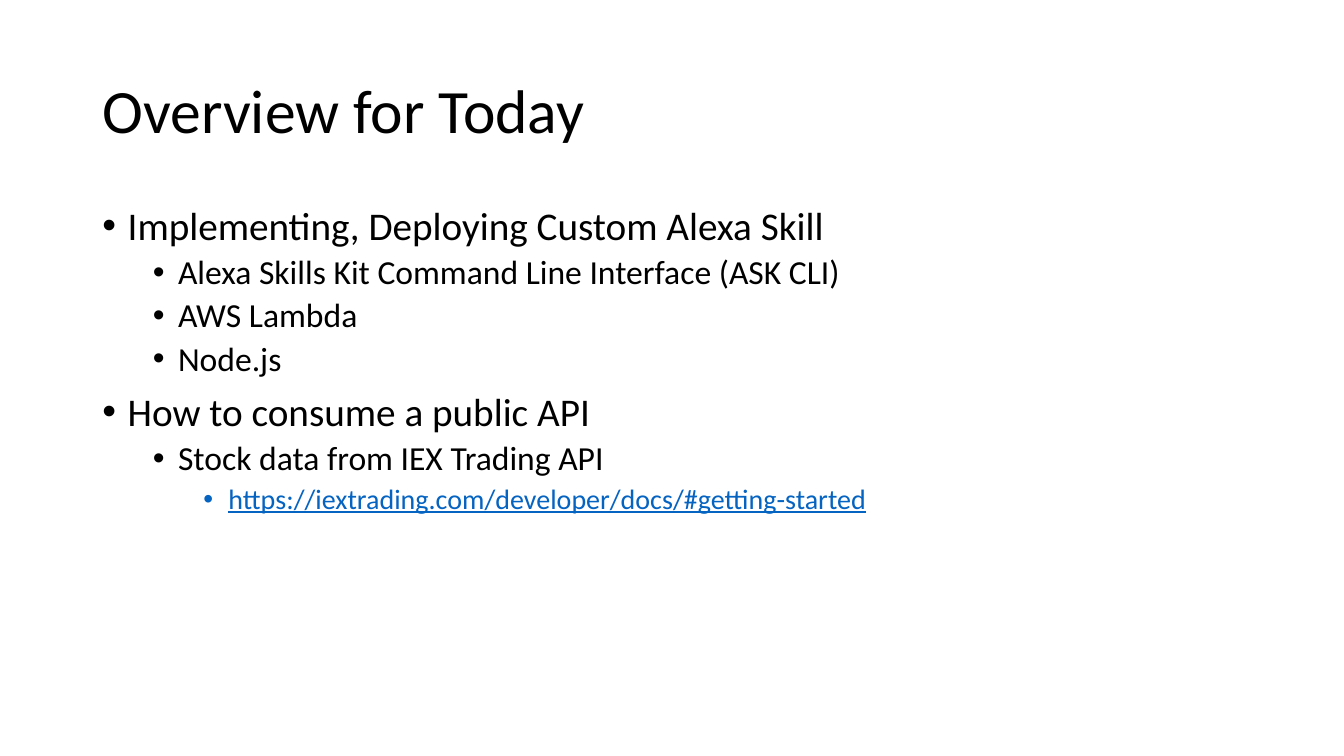
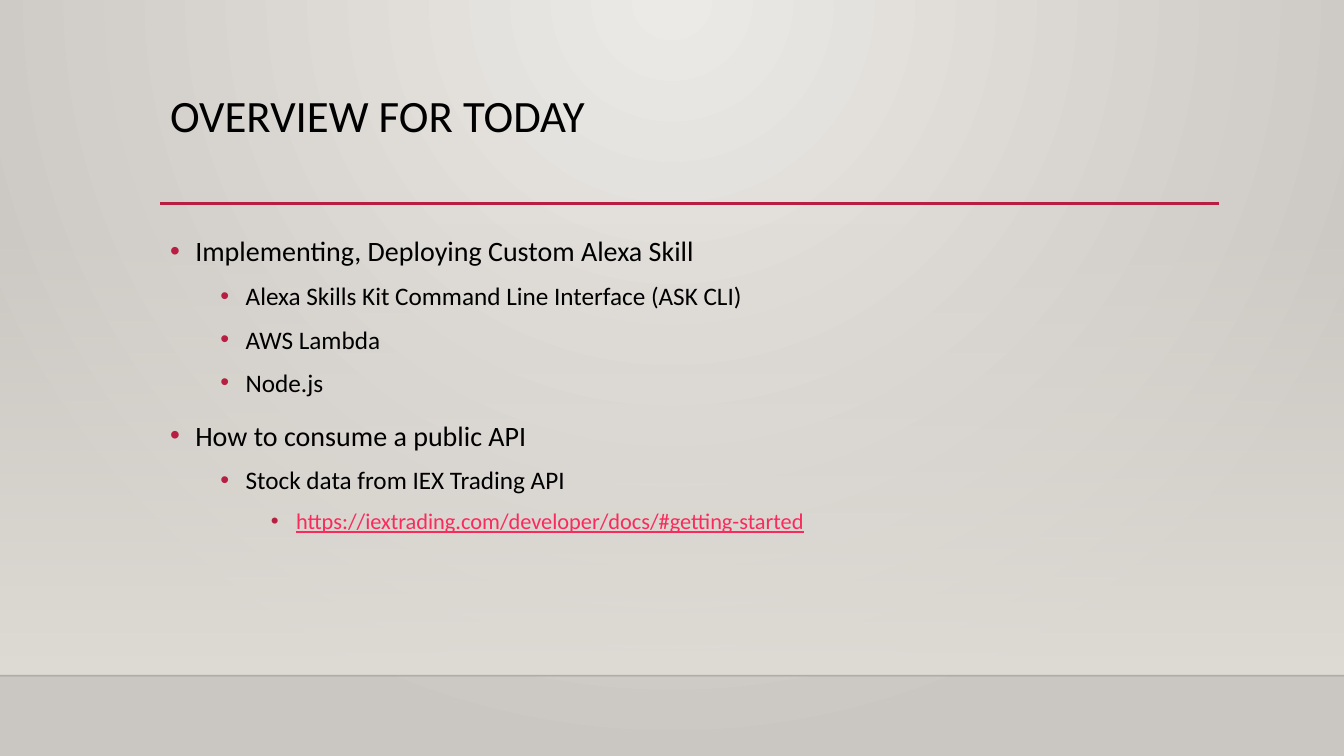
Before and after one commit to haydenwade/speaking-st-cloud-alexa-nodejs-public-apis, a slide deck: slide 3 of Building An Custom.pptx (slide 4 before the commit). Drawn at 1344x756 pixels with LibreOffice and Linux fonts; fonts in the diff are those of the drawing; background and template pictures are left out. Boxes give left, top, right and bottom in pixels: in the first picture for what was removed or moved away, otherwise in the second. Text is boxed around its words. In the diff, an @@ line names an element or a change of style, - is before the commit and + after.

```diff
--- a/Building An Custom.pptx
+++ b/Building An Custom.pptx
@@ background #FFFFFF to gradient #ECEAE7 to #CAC7C1 @@
@@ title "OVERVIEW FOR TODAY" at (x1=170, y1=103, x2=585, y2=133): vertical alignment middle to top @@
@@ title at (x1=170, y1=103, x2=585, y2=133): text changed; size 44 to 32 pt @@
-Overview for Today
+OVERVIEW FOR TODAY
@@ line added from (160, 204) to (1220, 204), #B71E42 2.5 pt @@
@@ rectangle added at (x1=0, y1=223, x2=1344, y2=676), fill gradient #DFDBD5 @@
@@ text "Implementing, Deploying Custom Alexa Skill" moved from (x1=128, y1=212, x2=865, y2=514) to (x1=195, y1=241, x2=803, y2=533) @@
@@ text "Implementing, Deploying Custom Alexa Skill" at (x1=195, y1=241, x2=803, y2=533): size 28 to 20 pt in "Implementing, Deploying Custom Alexa Skill", "How to consume a public API"; size 24 to 18 pt in "Alexa Skills Kit Command Line Interface (ASK ...", "AWS Lambda", "Node.js", "Stock data from IEX Trading API"; size 20 to 16 pt, text colour #0563C1 to #FA2B5C in "https://iextrading.com/developer/docs/#getting-started"; line spacing 0.9 to 1.2 @@
@@ line added from (0, 676) to (1344, 676), #000001 1 pt @@
```
Also in this commit, not shown: 12 other slides changed, 1 slide removed.
